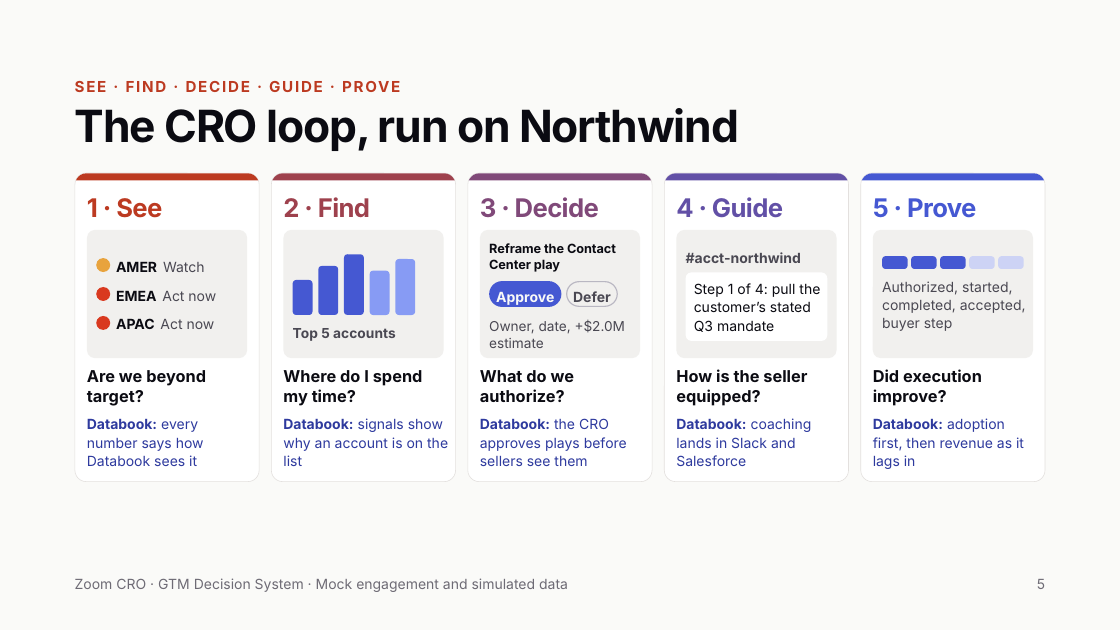
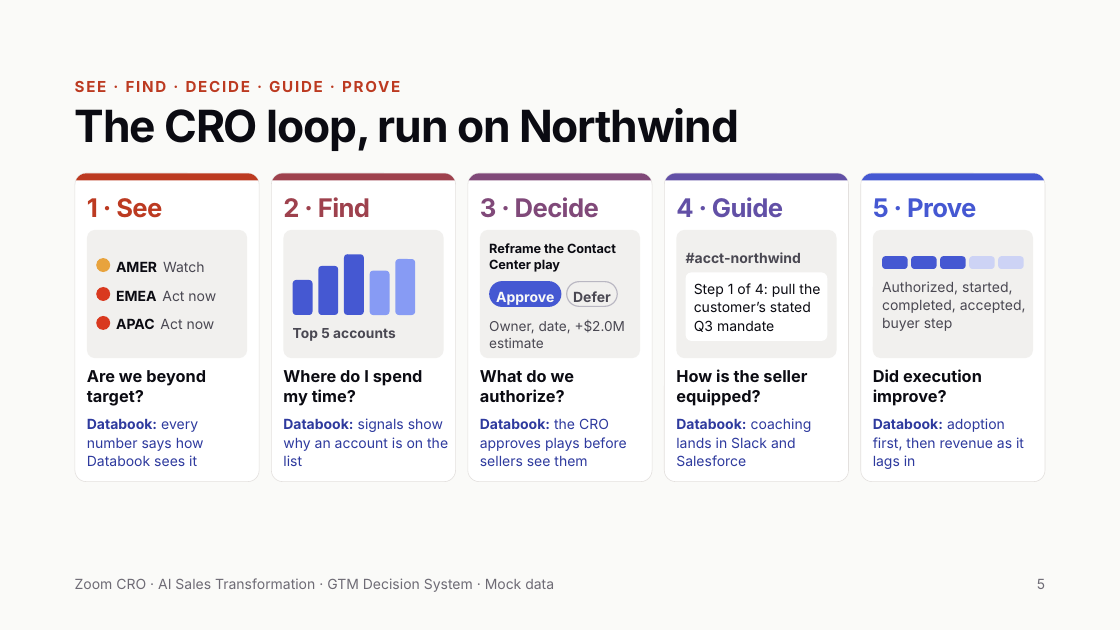
Before and after one commit to gayatrikulkaa-commits/zoom-cro-gtm-platform, a slide deck: slide 5 of Zoom CRO Pitch (6 slides) v2.pptx. Drawn at 1120x630 pixels with LibreOffice and Linux fonts; fonts in the diff are those of the drawing. Boxes give left, top, right and bottom in pixels: in the first picture for what was removed or moved away, otherwise in the second. Text is boxed around its words. In the diff, an @@ line names an element or a change of style, - is before the commit and + after.

```diff
--- a/Zoom CRO Pitch (6 slides) v2.pptx
+++ b/Zoom CRO Pitch (6 slides) v2.pptx
@@ text at bbox=[75, 578, 554, 592]: text changed @@
-Zoom CRO · GTM Decision System · Mock engagement and simulated data
+Zoom CRO · AI Sales Transformation · GTM Decision System · Mock data
```
Also in this commit, not shown: 3 other slides changed, 9 other files.
